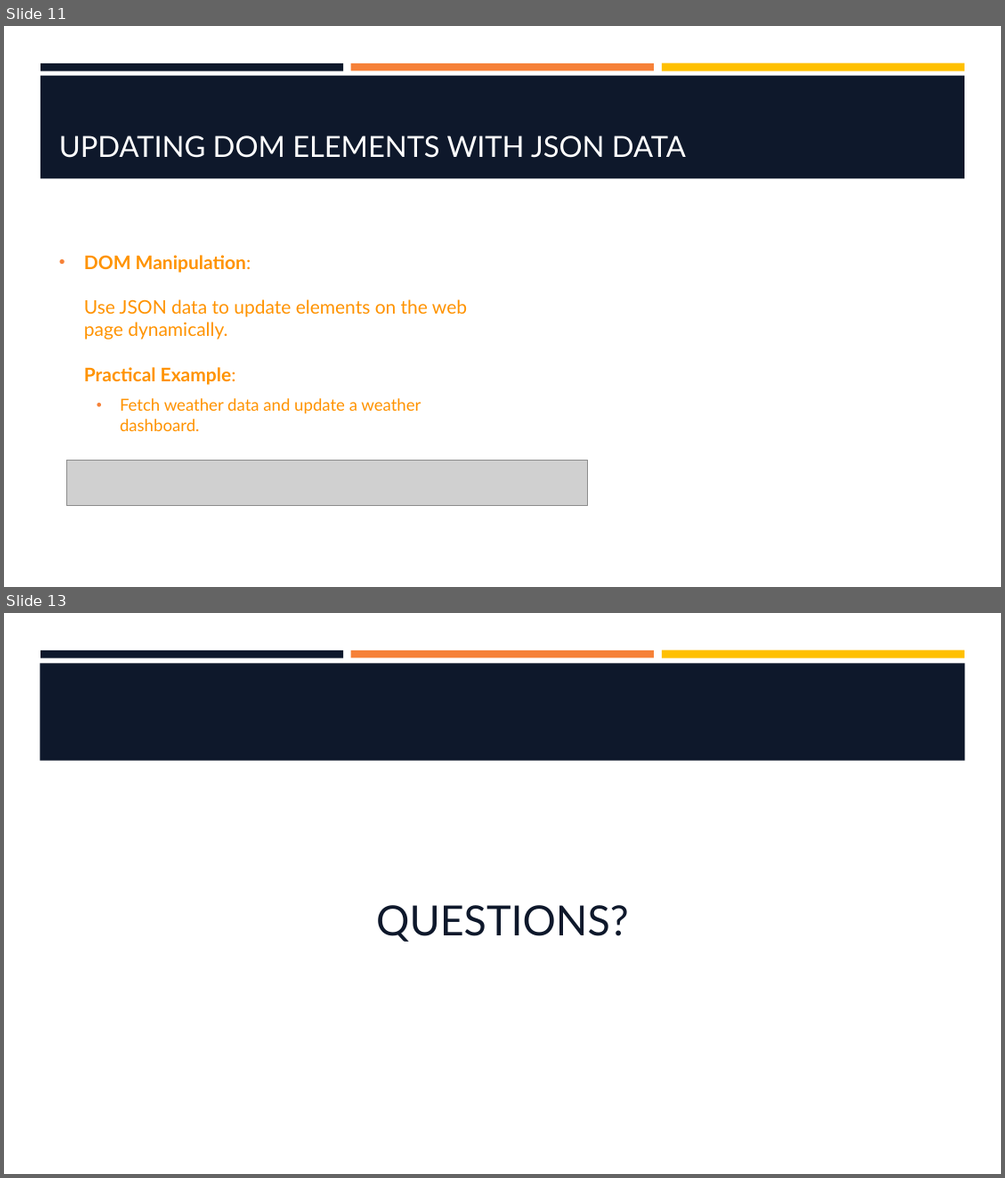
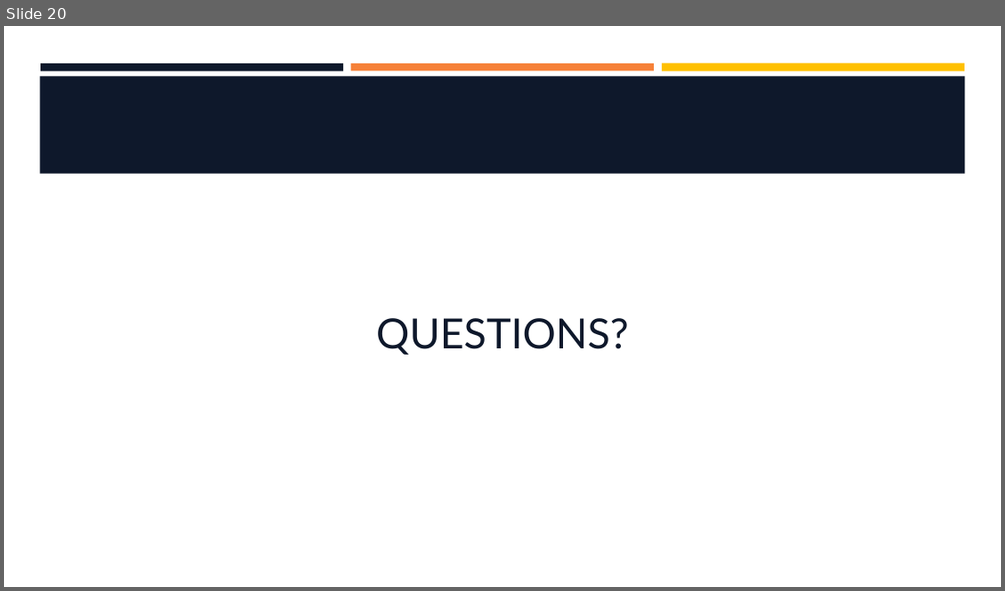
Before and after one commit to hawkeye1900/SBC-Sept24, a slide deck: week-5/W5-S2-NodeJS/W5-S2-NodeJS.pptx. Shown one above the other, each under a label of ours: slides 11 and 13 before the commit, slide 20 after it; the slides between them are not shown. The pictures are 1005x1178 and 1005x591 pixels, drawn with LibreOffice and Linux fonts; fonts in the diff are those of the drawing; grey boxes stand for pictures; background and template pictures are left out. Boxes give left, top, right and bottom in pixels: in the first picture for what was removed or moved away, otherwise in the second. Text is boxed around its words. In the diff, an @@ line names an element or a change of style, - is before the commit and + after.

```diff
--- a/week-5/W5-S2-NodeJS/W5-S2-NodeJS.pptx
+++ b/week-5/W5-S2-NodeJS/W5-S2-NodeJS.pptx
@@ slide 11 removed at bbox=[4, 26, 1001, 587], background #FFFFFF; not listed: 3 template elements that a slide beside it also shows @@
@@ rectangle removed at bbox=[40, 75, 965, 178] @@
@@ title removed at bbox=[59, 135, 686, 158] @@
-UPDATING DOM ELEMENTS WITH JSON DATA
@@ text removed at bbox=[84, 255, 467, 431] @@
-• DOM Manipulation:
-  Use JSON data to update elements on the web page dynamically.
-  Practical Example:
-  • Fetch weather data and update a weather dashboard.
@@ picture removed at bbox=[67, 459, 588, 506] @@
@@ what was slide 13 is now slide 20 @@
```
Also in this commit, not shown: 4 slides changed, 15 slides added, 7 other slides removed, 1 other file.
